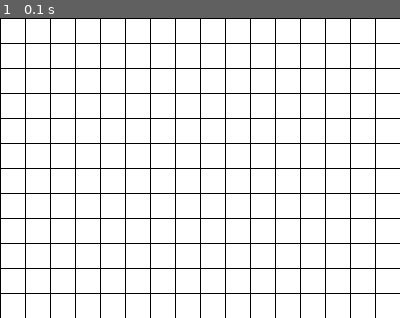
Above: before the commit, frame 1.
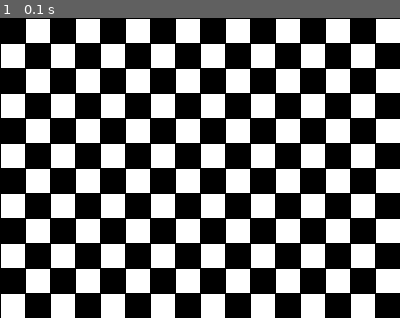
Above: after the commit, the same moment.

Repository: MyungHyun-Ahn/pygame_example
Game: pygame game, started from game_programming_basic/ex01.py
Two runs of this game, one before a commit and one after it. Both use one fixed random seed, a clock stepped at 60 frames per second and the inputs below.
Inputs:
- Up to frame 1 (0.1 s): no input

The runs differ from the first frame. In frame 1, 46% of the frame differs, in the area x 0-100%, y 0-100%.

Commit message:
pygame 기초

Diff:
--- a/game_programming_basic/01.py
+++ b/game_programming_basic/01.py
@@ -91,4 +91,7 @@
 * draw.rect    : 직사각형
 * draw.circle  : 원
 * draw.ellipse : 타원
+* draw.line
+* draw.lines
+* draw.polygon : 여러점을 이어 도형을 그림
 """
--- a/game_programming_basic/ex01.py
+++ b/game_programming_basic/ex01.py
@@ -16,5 +16,21 @@
         pygame.draw.line(SURFACE, (0, 0, 0), (0, y), (400, y))
     for x in range(0, 400, 25):
         pygame.draw.line(SURFACE, (0, 0, 0), (x, 0), (x, 300))
+
+    # row = 0
+    for y in range(0, 300, 25):
+        for x in range(0, 400, 50):
+            pygame.draw.rect(SURFACE, (0, 0, 0), ((x if y % 50 == 0 else x + 25, y), (25, 25)))
+            # if row%2 == 0:
+            #     pygame.draw.rect(SURFACE, (0, 0, 0), ((x, y), (25, 25)))
+            # else:
+            #     pygame.draw.rect(SURFACE, (0, 0, 0), ((x + 25, y), (25, 25)))
+        # row += 1
+
+
+    # for y in range(25, 300, 50):
+    #     for x in range(25, 400, 50):
+    #         pygame.draw.rect(SURFACE, (0, 0, 0), ((x, y), (25, 25)))
+
     pygame.display.update()
     FPSCLOCK.tick(3)
--- /dev/null
+++ b/game_programming_basic/exLines.py
@@ -0,0 +1,23 @@
+import random   # 추가해야 함
+import sys, pygame
+from pygame.locals import QUIT, Rect
+pygame.init()
+SURFACE = pygame.display.set_mode((400, 300))
+FPSCLOCK = pygame.time.Clock()
+while True:
+    for event in pygame.event.get():
+        if event.type == QUIT:
+            pygame.quit()
+            sys.exit()
+    SURFACE.fill((255, 255, 255))
+
+    pointlist = [] # 이을 점을 모을 리스트
+    for _ in range(10):
+        xpos = random.randint(0, 400)
+        ypos = random.randint(0, 300)
+        pointlist.append((xpos, ypos))
+
+    pygame.draw.lines(SURFACE, (0,0,0), True, pointlist, 5)
+
+    pygame.display.update()
+    FPSCLOCK.tick(3)
--- /dev/null
+++ b/game_programming_basic/exPolygon.py
@@ -0,0 +1,25 @@
+import random   # 추가해야 함
+import sys, pygame
+from pygame.locals import QUIT, Rect
+from math import radians, cos, sin  # 추가해야 함
+pygame.init()
+SURFACE = pygame.display.set_mode((400, 300))
+FPSCLOCK = pygame.time.Clock()
+while True:
+    for event in pygame.event.get():
+        if event.type == QUIT:
+            pygame.quit()
+            sys.exit()
+    SURFACE.fill((255, 255, 255))
+
+    pointlist0, pointlist1 = [], []
+    for theta in range(0, 360, 20): # 360 / 5 = 72도 회전
+        rad = radians(theta)
+        pointlist0.append((cos(rad)*100 + 100, sin(rad)*100 + 150))
+        pointlist1.append((cos(rad)*100 + 300, sin(rad)*100 + 150))
+
+    pygame.draw.lines(SURFACE, (0,0,0), True, pointlist0) #기본 선굵기=1
+    pygame.draw.polygon(SURFACE, (0,0,0), pointlist1) #선굵기 생략하면 채움
+
+    pygame.display.update()
+    FPSCLOCK.tick(3)
